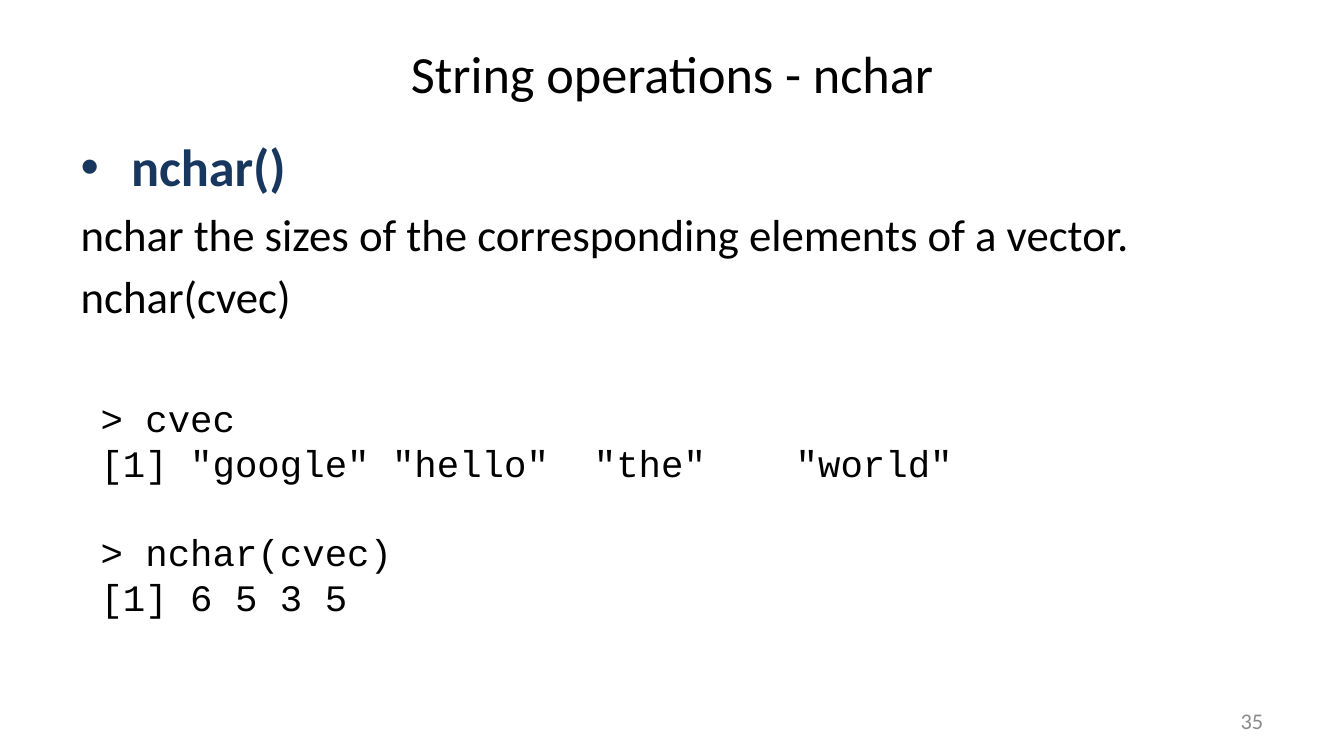
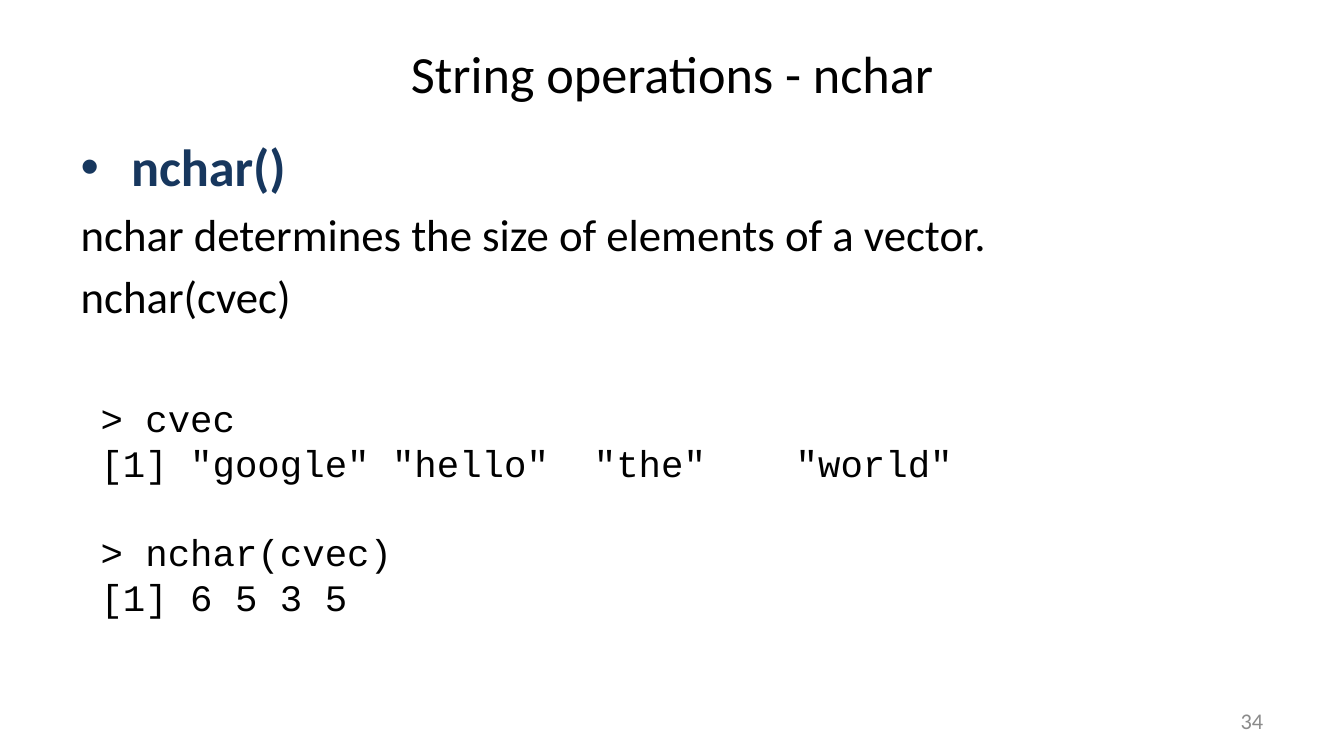
Before and after one commit to liu3zhenlab/teaching, a slide deck: slide 34 of PLPTH813Bioinformatis/2025/1_lecture/lecture09_R.pptx (slide 35 before the commit). Drawn at 1344x756 pixels with LibreOffice and Linux fonts; fonts in the diff are those of the drawing. Boxes give left, top, right and bottom in pixels: in the first picture for what was removed or moved away, otherwise in the second. Text is boxed around its words. In the diff, an @@ line names an element or a change of style, - is before the commit and + after.

```diff
--- a/PLPTH813Bioinformatis/2025/1_lecture/lecture09_R.pptx
+++ b/PLPTH813Bioinformatis/2025/1_lecture/lecture09_R.pptx
@@ text at (81, 220, 986, 252): text changed @@
-nchar the sizes of the corresponding elements of a vector.
+nchar determines the size of elements of a vector.
@@ page number at (1241, 714, 1264, 729): text changed @@
-35
+34
```
Also in this commit, not shown: 4 other slides changed, 1 slide removed, 3 other files.
